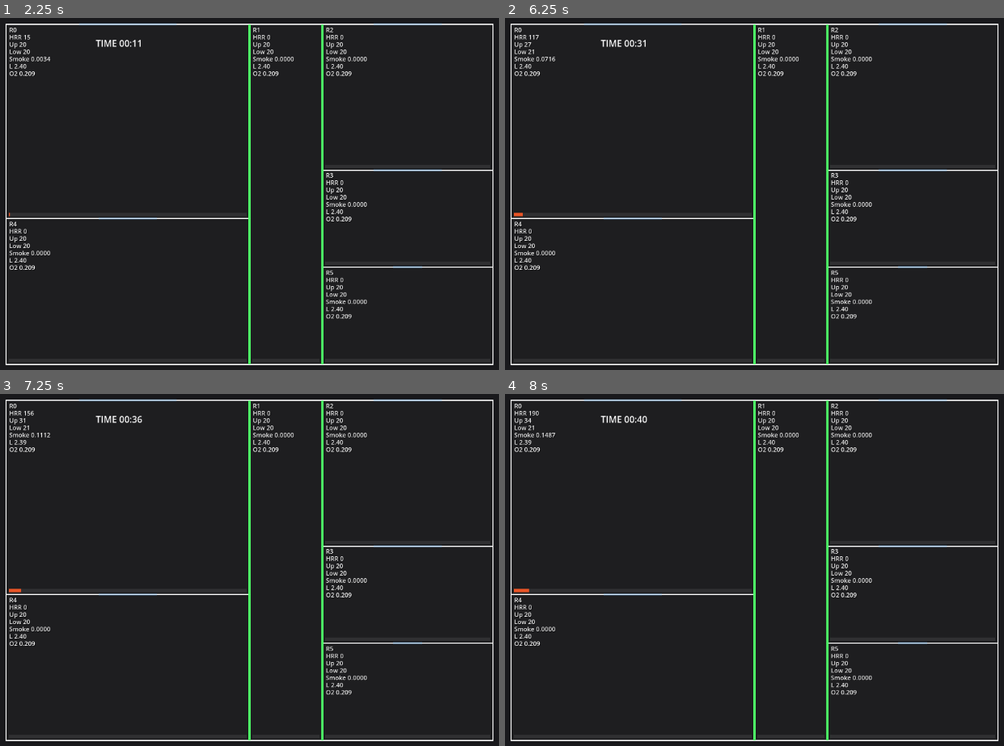
Above: before the commit, frames 1-4 (two rows, left to right).
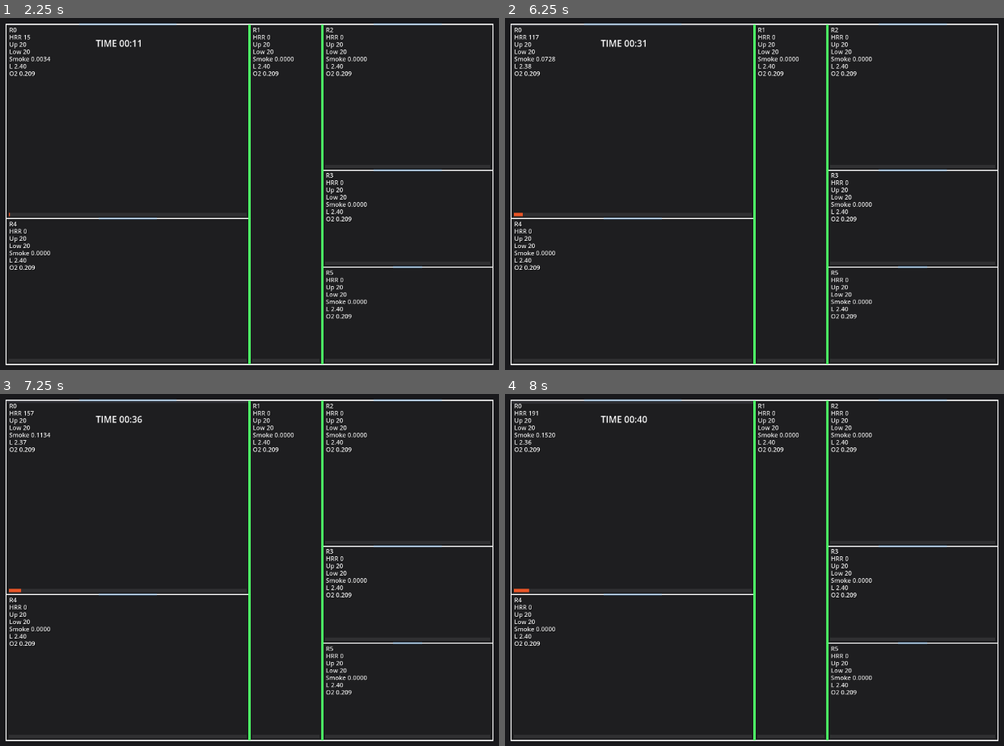
Above: after the commit, the same moments.

Repository: pkt-dangpv/simufire
Game: Godot game, scene res://main.tscn
Same seed, same stepped clock (60 frames per second), same inputs: the game is played once before the commit and once after it.
Inputs:
- Up to frame 1 (2.25 s): tap Enter at 0.5, 2 s; tap Space at 1.25 s
- Up to frame 2 (6.25 s): tap Space at 2.75, 5 s; tap Enter at 3.5 s
- Up to frame 3 (7.25 s): no input
- Up to frame 4 (8 s): no input

Frame 1 is identical in both runs. In frame 2, less than 0.1% of the frame differs, in the area x 1-11%, y 2-15%; in frame 3, less than 0.1%; in frame 4, less than 0.1%.

Commit message:
seguimos sin O2

Diff:
--- a/sim/core/SimulationEngine.gd
+++ b/sim/core/SimulationEngine.gd
@@ -82,9 +82,9 @@
 # AJUSTES TÉRMICOS
 # ============================================================
 
-@export var upper_to_lower_loss_rate: float = 0.035
-@export var upper_to_ambient_loss_rate: float = 0.015
-@export var lower_layer_warming_rate: float = 0.010
+@export var upper_to_lower_loss_rate: float = 0.025
+@export var upper_to_ambient_loss_rate: float = 0.6
+@export var lower_layer_warming_rate: float = 0.012
 @export var max_upper_temp_c: float = 900.0
 
 # ============================================================
@@ -98,7 +98,7 @@
 # AJUSTES DE HUMO (se copian al SmokeModel)
 # ============================================================
 
-@export var smoke_density_kg_m3: float = 0.9
+@export var smoke_density_kg_m3: float = 0.3
 @export var base_spill_kg_s_per_m2: float = 0.18
 @export var temp_push_factor: float = 0.008
 @export var max_spill_kg_s: float = 0.9
@@ -250,7 +250,7 @@
 		# 3) Límite por combustible disponible
 		#    MJ -> kW  (MJ/s * 1000)
 		# ----------------------------------------------------
-		var fuel_limited_hrr_kw: float = fire.remaining_fuel_MJ / maxf(dt, 0.001) * 1000.0
+		var fuel_limited_hrr_kw: float = fire.remaining_fuel_MJ * 0.2
 
 		# ----------------------------------------------------
 		# 4) Límite por tasa máxima de combustión
@@ -274,8 +274,7 @@
 			1.0
 		)
 
-		# MUCHO más agresivo
-		o2_factor = pow(o2_factor, 4.0)
+
 
 		if room.o2 <= fire.o2_min_for_flame + 0.01:
 			room.hrr_kw = 0.0
@@ -285,7 +284,7 @@
 		# ----------------------------------------------------
 		# 7) Asignar HRR real afectado por O2
 		# ----------------------------------------------------
-		room.hrr_kw = hrr_kw * o2_factor
+		room.hrr_kw = hrr_kw * pow(o2_factor, 2.5)
 
 		# ----------------------------------------------------
 		# 8) Producción de humo
@@ -411,13 +410,17 @@
 		# ----------------------------------------------------
 		# 1) Aporte térmico del fuego
 		# ----------------------------------------------------
-		# Simplificación:
-		# - más HRR => más calor
-		# - más volumen => cuesta más calentar la sala
-		# var _room_volume_m3: float = maxf(1.0, room.volume_m3())
-		var hrr_term: float = room.hrr_kw * 0.0085 * dt
-
-		room.temp_upper_c += hrr_term
+		var hrr_term: float = room.hrr_kw * 0.02 * dt
+		var smoke_factor: float = clampf(room.smoke_kg / 2.0, 0.0, 1.0)
+		room.temp_upper_c += room.temp_upper_c * smoke_factor * 0.04 * dt
+		#room.temp_upper_c += hrr_term
+
+		# ----------------------------------------------------
+		# 1.5) Efecto del humo sobre temperatura
+		# Retención/radiación simplificada
+		# ----------------------------------------------------
+		var smoke_heat_bonus: float = room.smoke_kg * 0.20 * dt
+		room.temp_upper_c += smoke_heat_bonus
 
 		# ----------------------------------------------------
 		# 2) Pérdidas / transferencia entre capas
@@ -427,7 +430,7 @@
 		var loss_to_lower: float = delta_ul * upper_to_lower_loss_rate * dt
 		var loss_to_ambient: float = maxf(0.0, room.temp_upper_c - building.outside_temp_c) * upper_to_ambient_loss_rate * dt
 		var lower_warming: float = delta_ul * lower_layer_warming_rate * dt
-		var lower_loss_to_ambient: float = maxf(0.0, room.temp_lower_c - building.outside_temp_c) * 0.015 * dt
+		var lower_loss_to_ambient: float = maxf(0.0, room.temp_lower_c - building.outside_temp_c) * 0.010 * dt
 
 		room.temp_upper_c -= loss_to_lower
 		room.temp_upper_c -= loss_to_ambient
@@ -440,7 +443,6 @@
 		# ----------------------------------------------------
 		room.temp_lower_c = maxf(building.outside_temp_c, room.temp_lower_c)
 		room.temp_lower_c = minf(room.temp_lower_c, room.temp_upper_c)
-
 # ============================================================
 # HUMO
 # ------------------------------------------------------------
@@ -522,11 +524,11 @@
 		# Aumentar derrame si la capa de humo está muy baja
 		var layer_factor: float = 1.0
 
-		if room_a.h_layer_m < 1.5:
+		if room_a.h_layer_m < 1.8:
 			layer_factor = 1.5
-		if room_a.h_layer_m < 1.0:
+		if room_a.h_layer_m < 1.2:
 			layer_factor = 2.5
-		if room_a.h_layer_m < 0.5:
+		if room_a.h_layer_m < 0.8:
 			layer_factor = 4.0
 
 		kg *= layer_factor
@@ -562,7 +564,7 @@
 		for t in outgoing[from_id]:
 			total_requested += float(t["kg"])
 
-		var max_allowed: float = room.smoke_kg * 0.06 * dt
+		var max_allowed: float = room.smoke_kg * 0.12 * dt
 
 		if total_requested > max_allowed and total_requested > 0.0:
 			var scale: float = max_allowed / total_requested
@@ -595,7 +597,7 @@
 			# ----------------------------------------------------
 			# Mezcla térmica más suave
 			# ----------------------------------------------------
-			var temp_mix: float = 0.15 * flow_ratio
+			var temp_mix: float = 0.30 * flow_ratio
 
 			target.temp_upper_c = lerp(
 				target.temp_upper_c,
@@ -640,7 +642,7 @@
 			continue
 
 		smoke_model.recompute_layer_from_mass(room, dt)
-		room.smoke_kg *= (1.0 - 0.003 * dt)
+		room.smoke_kg *= (1.0 - 0.001 * dt)
 # ============================================================
 # DEBUG DE CONSERVACIÓN DE MASA DE HUMO
 # ============================================================
--- a/sim/smoke/SmokeModel.gd
+++ b/sim/smoke/SmokeModel.gd
@@ -61,13 +61,24 @@
 	var smoke_depth_m: float = smoke_volume_m3 / floor_area_m2
 
 	# Hacer la bajada de capa más agresiva
-	smoke_depth_m *= 1.35
+	smoke_depth_m *= 2
 
 	var target_layer_m: float = clampf(
-		room.height_m - smoke_depth_m,
-		0.0,
-		room.height_m
+	room.height_m - smoke_depth_m,
+	0.0,
+	room.height_m
 	)
+
+	# 🔥 NUEVO: empuje físico del humo (clave)
+	var compression: float = clampf(room.smoke_kg / 5.0, 0.0, 1.0)
+	target_layer_m -= compression * 0.8 * dt
+
+	# 🔥 NUEVO: efecto temperatura
+	if room.temp_upper_c > 150.0:
+		target_layer_m -= 0.3 * dt
+
+	# Clamp otra vez (importante)
+	target_layer_m = clampf(target_layer_m, 0.0, room.height_m)
 
 	if target_layer_m < room.h_layer_m:
 		room.h_layer_m = lerpf(
